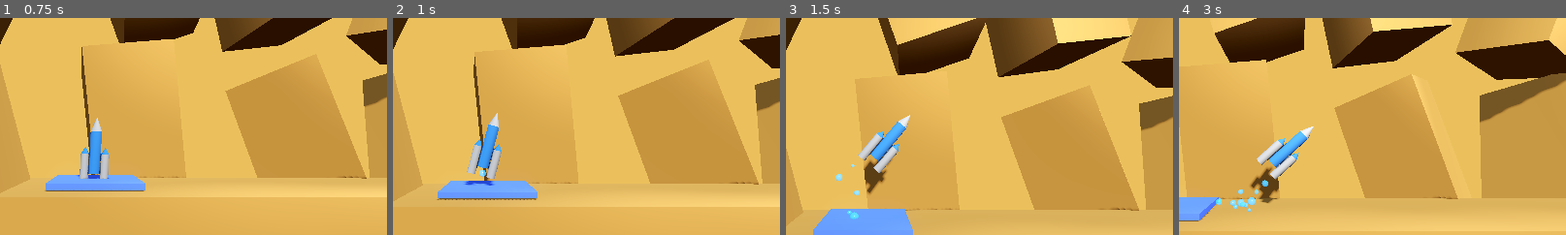
Above: before the commit, frames 1-4 (left to right).
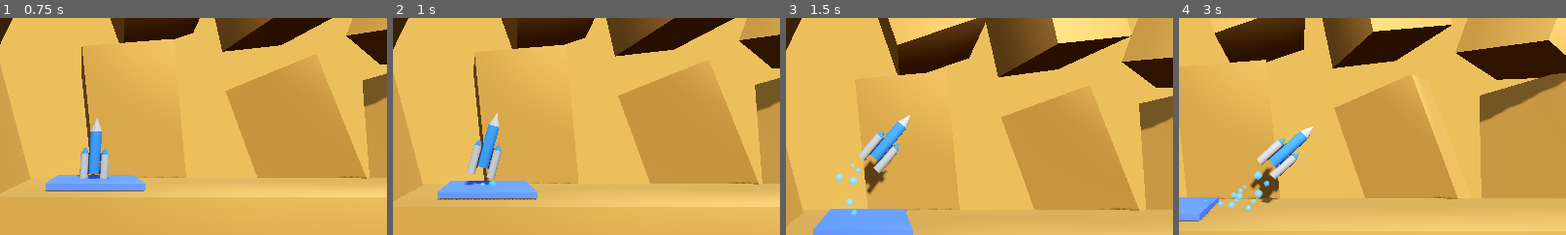
Above: after the commit, the same moments.

Repository: OutwardLightStudio/nexus
Game: Godot game, scene res://levels/level.tscn
Two runs of this game, one before a commit and one after it. Both use one fixed random seed, a clock stepped at 60 frames per second and the inputs below.
Inputs:
- Up to frame 1 (0.75 s): tap Enter at 0.5 s; hold D (rotate_right) from 0.53 s (still down); hold Space (boost) from 0.53 s (still down)
- Up to frame 2 (1 s): keep holding D (rotate_right); keep holding Space (boost)
- Up to frame 3 (1.5 s): release D (rotate_right) at 1.28 s; release Space (boost) at 1.28 s; hold A (rotate_left) from 1.28 s (still down); tap Space (boost) at 1.35 s
- Up to frame 4 (3 s): release A (rotate_left) at 2.03 s; hold Space (boost) 2.03-2.78 s; hold D (rotate_right) from 2.03 s (still down); tap Space (boost) at 2.85 s
The pictures show only the part of the screen within x 38-88%, y 20-70%; the shares and areas given below are measured in that part.

Frame 1 is identical in both runs. In frame 2, 0.1% of the frame differs, in the area x 22-27%, y 70-78%; in frame 3, 0.2%; in frame 4, 0.5%, in the area x 6-24%, y 70-90%.

Commit message:
Add game sounds

Diff:
--- a/player.gd
+++ b/player.gd
@@ -49,6 +49,12 @@
 			landing_state_changed.emit(value)
 var is_transitioning: bool = false
 var has_exploded: bool = false
+var is_thrusting: bool = false:
+	set(value):
+		if is_thrusting != value:
+			is_thrusting = value
+			particles.booster.emitting = value
+			sounds.bubbles.playing = value
 
 # Node references - grouped by functionality
 @onready var particles = {
@@ -59,6 +65,12 @@
 	success = $SuccessBubbles,
 }
 
+@onready var sounds = {
+	explosion = $ExplosionAudio,
+	success = $SuccessAudio,
+	bubbles = $BubblesAudio,
+}
+
 # Core lifecycle methods
 func _ready() -> void:
 	# Connect internal signal handlers
@@ -67,6 +79,9 @@
 	level_completed.connect(_on_level_completed)
 	landing_state_changed.connect(_on_landing_state_changed)
 
+	# Ensure audio starts in stopped state
+	sounds.bubbles.playing = false
+
 func _physics_process(delta: float) -> void:
 	if is_transitioning:
 		return
@@ -82,9 +97,11 @@
 
 func _on_crash_started() -> void:
 	has_exploded = true
+	is_thrusting = false
 	is_transitioning = true
 	set_process(false)
 	particles.explosion.emitting = true
+	sounds.explosion.playing = true
 
 func _on_crash_completed() -> void:
 	get_tree().reload_current_scene()
@@ -93,6 +110,7 @@
 	is_transitioning = true
 	set_process(false)
 	particles.success.emitting = true
+	sounds.success.playing = true
 
 	var tween = create_tween()
 	tween.tween_interval(2)
@@ -118,10 +136,15 @@
 	handle_rotation(delta)
 
 func handle_thrust(delta: float) -> void:
-	var is_thrusting = Input.is_action_pressed("boost")
+	var new_thrust_state = Input.is_action_pressed("boost")
+	if new_thrust_state != is_thrusting:
+		is_thrusting = new_thrust_state
+		# Update effects when state changes
+		particles.booster.emitting = is_thrusting
+		sounds.bubbles.playing = is_thrusting
+
 	if is_thrusting:
 		apply_central_force(basis.y * thrust * delta)
-	update_thrust_effects(is_thrusting)
 
 func handle_rotation(delta: float) -> void:
 	var rotation_direction = Input.get_axis("rotate_right", "rotate_left")
@@ -196,6 +219,7 @@
 # Visual effects
 func update_thrust_effects(is_thrusting: bool) -> void:
 	particles.booster.emitting = is_thrusting
+	sounds.bubbles.playing = is_thrusting
 
 func update_rotation_effects(rotation_direction: float) -> void:
 	particles.left_booster.emitting = rotation_direction < 0
--- a/player.tscn
+++ b/player.tscn
@@ -1,8 +1,11 @@
-[gd_scene load_steps=22 format=3 uid="uid://brs3why3rugsi"]
+[gd_scene load_steps=25 format=3 uid="uid://brs3why3rugsi"]
 
 [ext_resource type="Script" path="res://player.gd" id="1_scd23"]
+[ext_resource type="AudioStream" uid="uid://c08t1jheoq12k" path="res://assets/sound/bubbles.mp3" id="2_05a8e"]
+[ext_resource type="AudioStream" uid="uid://dnp6s7u0gu8rc" path="res://assets/sound/pop.mp3" id="2_mso6s"]
 [ext_resource type="Script" path="res://camera_mount.gd" id="3_lul7u"]
 [ext_resource type="Material" uid="uid://cpqrd0jhqcnfe" path="res://particles/bubble_particles.tres" id="4_g7o3v"]
+[ext_resource type="AudioStream" uid="uid://evbgf785fj5w" path="res://assets/sound/success.mp3" id="4_vxola"]
 [ext_resource type="Material" uid="uid://yq2ywrvw8k7y" path="res://materials/ship_blue.tres" id="8_5sakl"]
 
 [sub_resource type="CylinderMesh" id="CylinderMesh_6iyt0"]
@@ -132,11 +135,14 @@
 [node name="CollisionShape3D" type="CollisionShape3D" parent="."]
 shape = SubResource("CylinderShape3D_bc2uk")
 
+[node name="BubblesAudio" type="AudioStreamPlayer" parent="."]
+stream = ExtResource("2_05a8e")
+
 [node name="ExplosionAudio" type="AudioStreamPlayer" parent="."]
+stream = ExtResource("2_mso6s")
 
 [node name="SuccessAudio" type="AudioStreamPlayer" parent="."]
-
-[node name="RocketAudio" type="AudioStreamPlayer3D" parent="."]
+stream = ExtResource("4_vxola")
 
 [node name="BodyMesh" type="MeshInstance3D" parent="."]
 transform = Transform3D(1, 0, 0, 0, 1, 0, 0, 0, 1, 0, -0.2, 0)
Not shown, added: assets/sound/bubbles.mp3.import
Not shown, added: assets/sound/pop.mp3.import
Not shown, added: assets/sound/success.mp3.import
Not shown, changed: .gitignore
Not shown, changed: README.md
Not shown, added: assets/sound/bubbles.mp3
Not shown, added: assets/sound/pop.mp3
Not shown, added: assets/sound/success.mp3
